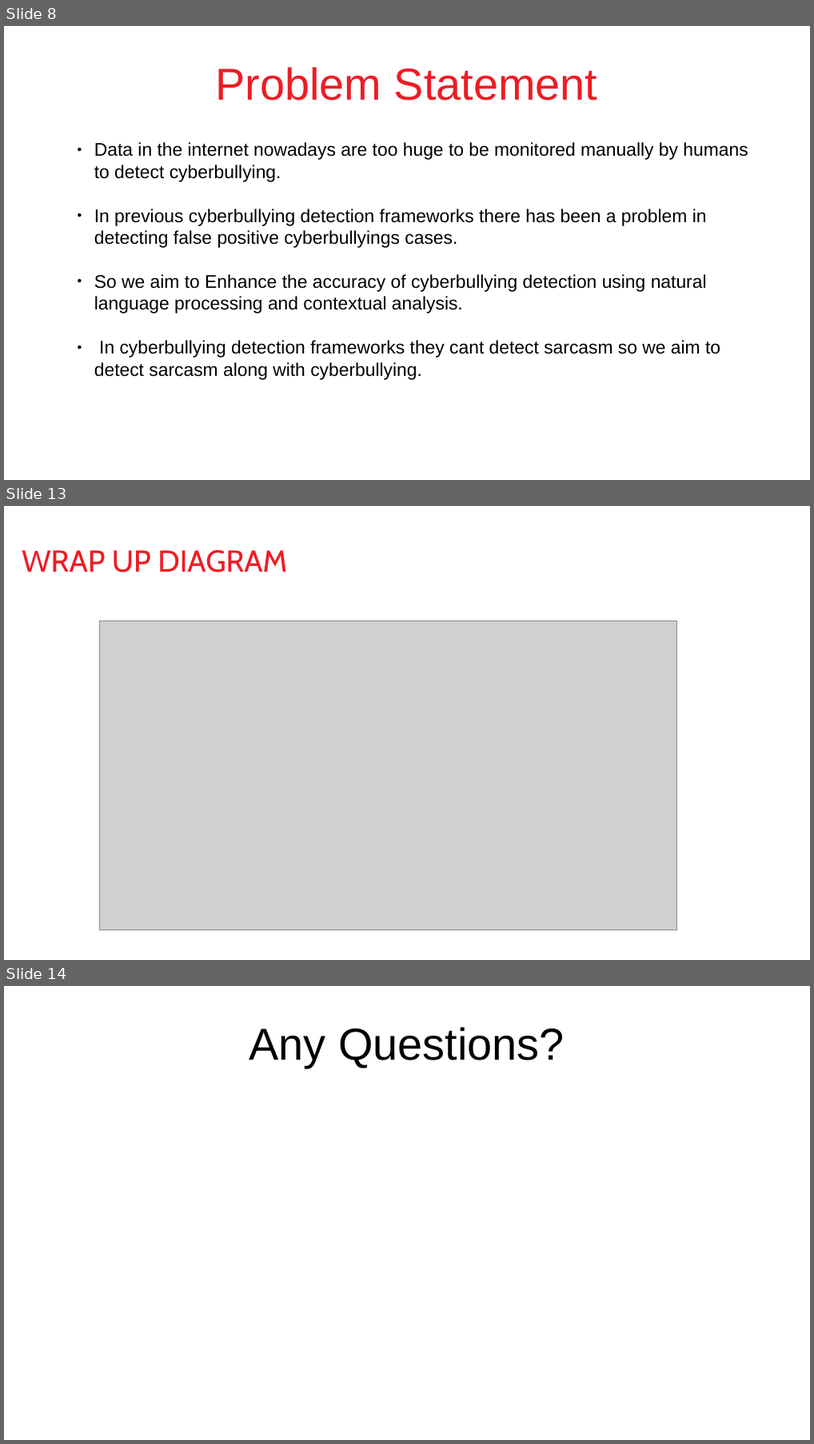
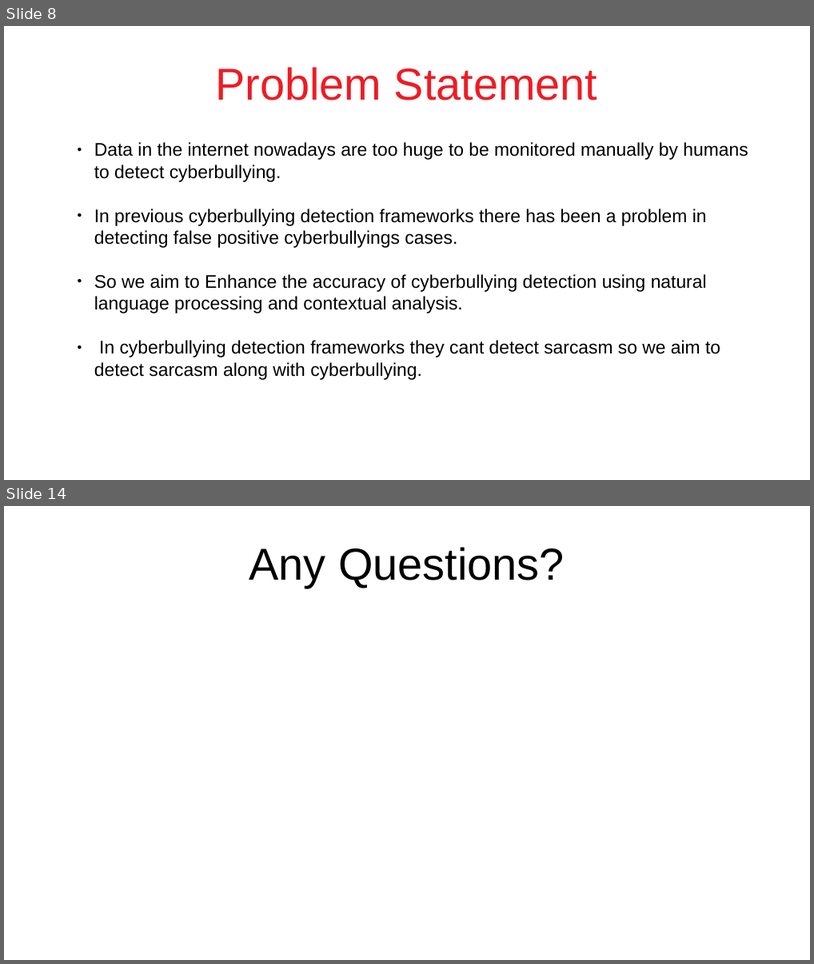
Before and after one commit to DevJohnIbrahim/SSM-GP, a slide deck: Graduation Proposal/Cyberbullypresentation_Final.pptx. Shown one above the other, each under a label of ours: slides 8, 13 and 14 before the commit, slides 8 and 14 after it; the slides between them are not shown. The pictures are 814x1444 and 814x964 pixels, drawn with LibreOffice and Linux fonts; fonts in the diff are those of the drawing; grey boxes stand for pictures; background and template pictures are left out. Boxes give left, top, right and bottom in pixels: in the first picture for what was removed or moved away, otherwise in the second. Text is boxed around its words. In the diff, an @@ line names an element or a change of style, - is before the commit and + after.

Commit message:
Feeh elupdated Pre-Processing and Processing w New Diagram
Feeh elupdated Pre-Processing and Processing w New Diagram

```diff
--- a/Graduation Proposal/Cyberbullypresentation_Final.pptx
+++ b/Graduation Proposal/Cyberbullypresentation_Final.pptx
@@ slide 13 removed at (4, 506, 810, 960), background picture (left out) @@
@@ text removed at (22, 550, 287, 572) @@
-WRAP UP DIAGRAM
@@ picture removed at (99, 621, 678, 930) @@
```
Also in this commit, not shown: 4 slides changed, 1 slide added.
